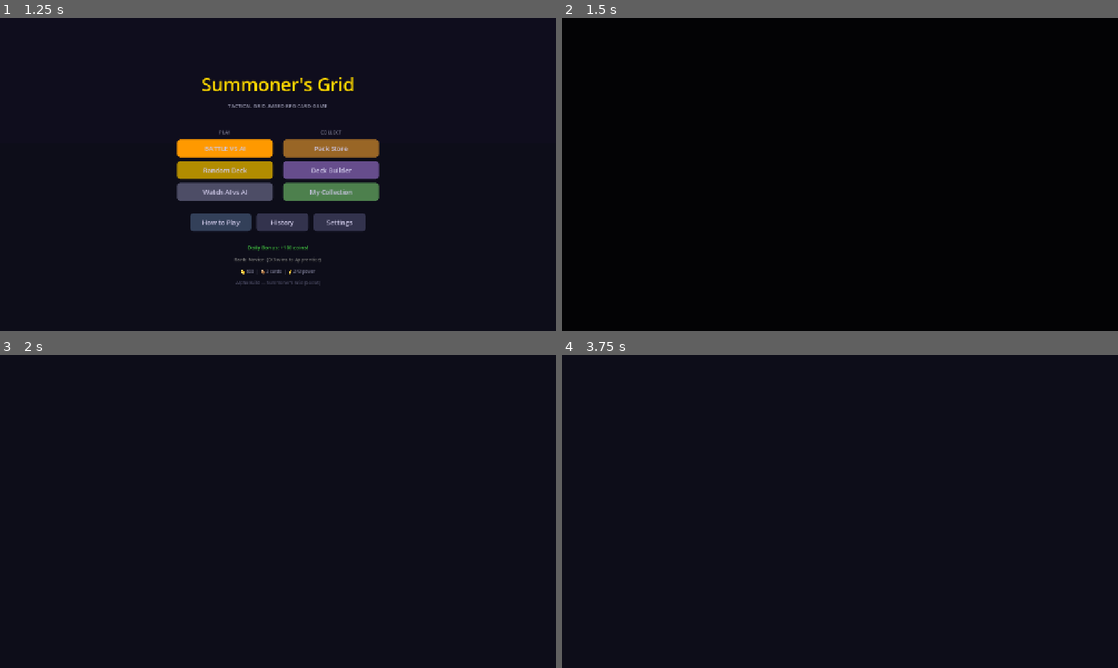
Above: before the commit, frames 1-4 (two rows, left to right).
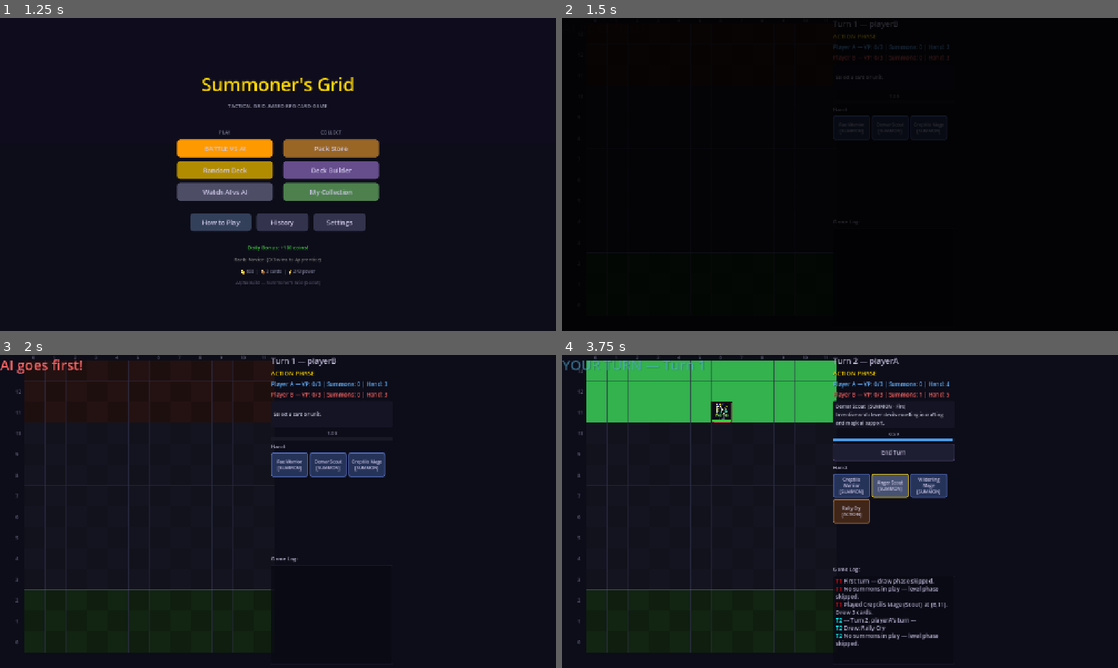
Above: after the commit, the same moments.

Repository: look-itsaxiom/summoners-grid
Game: Godot game, scene res://scenes/login.tscn
The game is run twice, just before and just after one commit, with the same random seed, the same clock (stepped at 60 frames per second) and the same inputs.
Inputs (mouse positions are in pixels of both pictures, inside the frame that each line leads up to):
- Up to frame 1 (1.25 s): click "PLAY" at 0.5 s
- Up to frame 2 (1.5 s): click "Random Deck" at 1.25 s
- Up to frame 3 (2 s): no input
- Up to frame 4 (3.75 s): click (851, 464) at 2 s, where only the run after the commit has a clickable "Fae Warrior [SUMMON]"; click (890, 464) at 2.75 s, where only the run after the commit has a clickable "Demar Scout [SUMMON]"; click (928, 464) at 3.5 s, where only the run after the commit has a clickable "Dark Bargain [ACTION]"

Frame 1 is identical in both runs. In frame 2, 0.7% of the frame differs, in the area x 48-70%, y 1-66%; in frame 3, 3.8%; in frame 4, 15%, in the area x 0-71%, y 0-96%.
Error before the commit: Parse Error: Cannot infer the type of "is_player_action" variable because the value doesn't have a set type. (res://scripts/ui/game_screen.gd:286)

Commit message:
fix: GDScript type inference + warning cleanup
- Fix 'is_player_action' type inference error (explicit bool type)
- Remove unused _sf (SummonFactory) reference from game_screen
- Fix integer division warning in turn timer display

Co-Authored-By: Claude Opus 4.6 (1M context) <noreply@anthropic.com>

Diff:
--- a/godot/scripts/ui/game_screen.gd
+++ b/godot/scripts/ui/game_screen.gd
@@ -7,7 +7,6 @@
 var _speed_buttons: Array = []
 
 @onready var _gm = get_node("/root/GameManager")
-@onready var _sf = get_node("/root/SummonFactory")
 
 var board: Control
 var phase_label: Label
@@ -283,7 +282,7 @@
 		pb["victory_points"], _count_summons("playerB"), pb["hand"].size()
 	]
 
-	var is_player_action := not _gm.spectator_mode and _gm.phase == "action" and _gm.active_player == "playerA"
+	var is_player_action: bool = not _gm.spectator_mode and _gm.phase == "action" and _gm.active_player == "playerA"
 	end_turn_btn.visible = is_player_action
 
 	# Timer visibility
@@ -1467,7 +1466,7 @@
 func _update_timer_display() -> void:
 	var pct: float = _turn_time_remaining / TURN_TIME_LIMIT
 	var seconds: int = ceili(_turn_time_remaining)
-	_turn_timer_label.text = "%d:%02d" % [seconds / 60, seconds % 60]
+	_turn_timer_label.text = "%d:%02d" % [seconds / int(60), seconds % int(60)]
 
 	# Color shifts: blue → yellow → red
 	if pct > 0.5:
